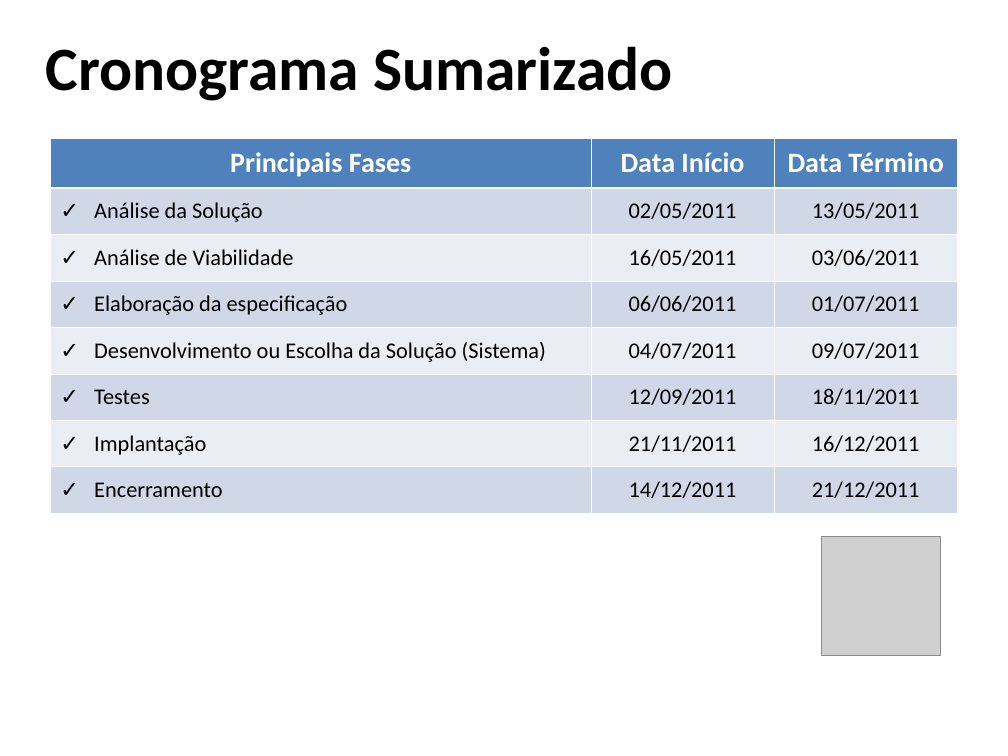
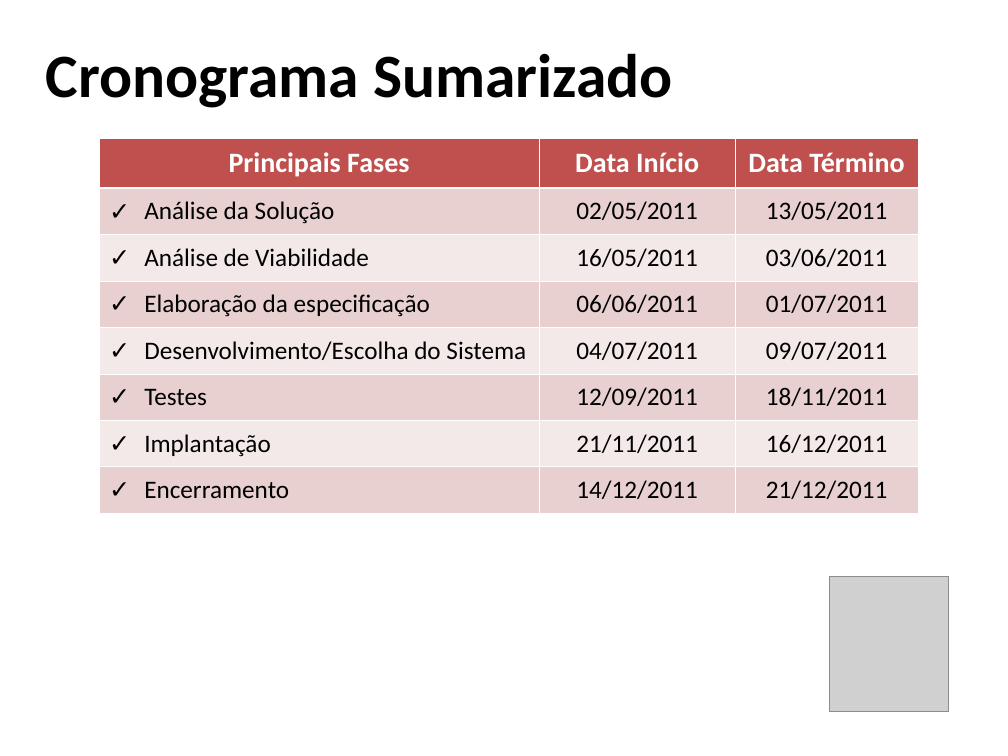
Before and after one commit to rationaldev/salesforce-ibta, a slide deck: slide 11 of Salesforce/04 - Integracao/4.1 - Project Charter/Apresentacao/Salesforce.ppt (slide 10 before the commit). Drawn at 1008x756 pixels with LibreOffice and Linux fonts; fonts in the diff are those of the drawing; grey boxes stand for pictures; background and template pictures are left out. Boxes give left, top, right and bottom in pixels: in the first picture for what was removed or moved away, otherwise in the second. Text is boxed around its words. In the diff, an @@ line names an element or a change of style, - is before the commit and + after.

```diff
--- a/Salesforce/04 - Integracao/4.1 - Project Charter/Apresentacao/Salesforce.ppt
+++ b/Salesforce/04 - Integracao/4.1 - Project Charter/Apresentacao/Salesforce.ppt
@@ title "Cronograma Sumarizado": place and size @@
-title "Cronograma Sumarizado" at (46,46,673,101)
+title "Cronograma Sumarizado" at (46,53,673,108)
@@ table at (99,139,917,513) @@
-row 5, column 1: Desenvolvimento ou Escolha da Solução (Sistema)
+row 5, column 1: Desenvolvimento/Escolha do Sistema
@@ fill #4F81BD to #C0504D in row 1 @@
@@ fill #D0D8E8 to #E8D0D0 in 12 cells @@
@@ fill #E9EDF4 to #F4E9E9 in 9 cells @@
@@ size 16 to 18 pt in "Análise da Solução", "02/05/2011", "13/05/2011", "Análise de Viabilidade" and 16 more places @@
@@ table: place and size @@
-table at (50,139,958,513)
+table at (99,139,917,513)
@@ picture removed at (822,536,940,655) @@
@@ picture added at (830,577,949,712) @@
```
Also in this commit, not shown: 7 other slides changed, 2 slides added, 2 slides removed, 8 other files.
